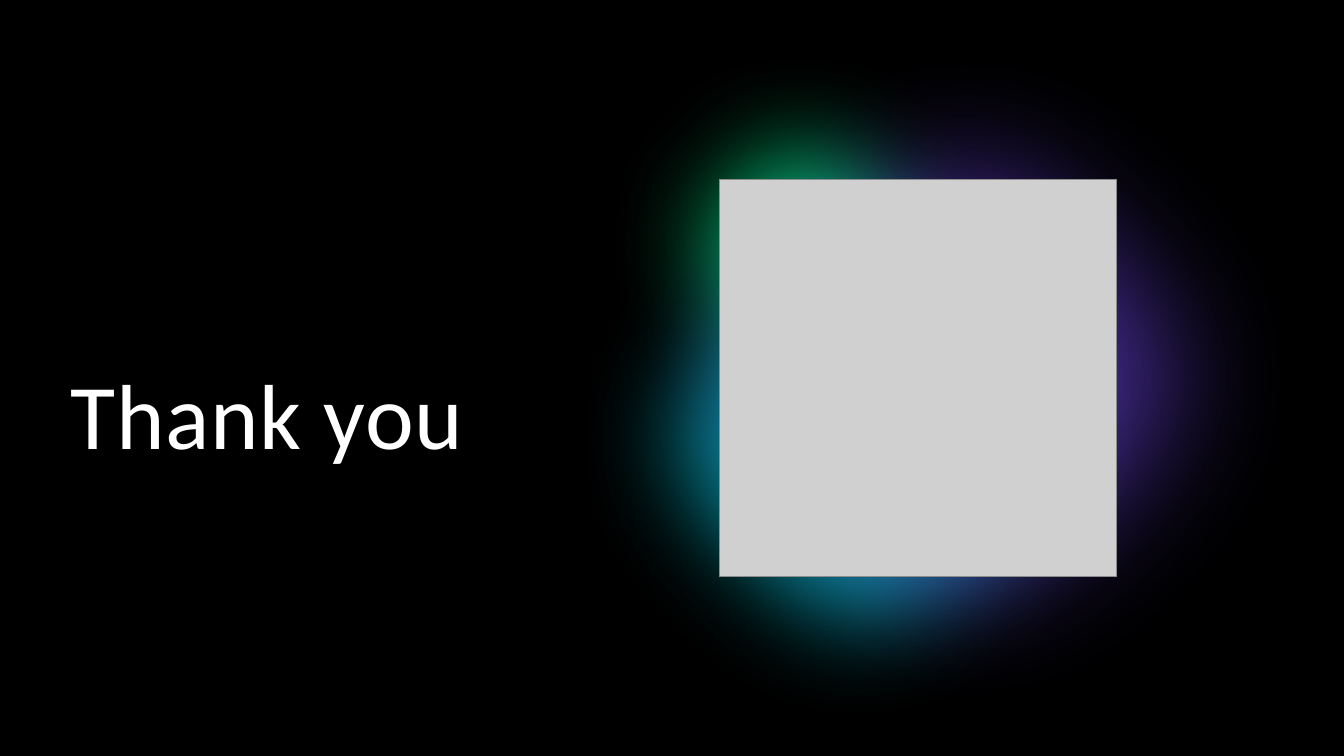
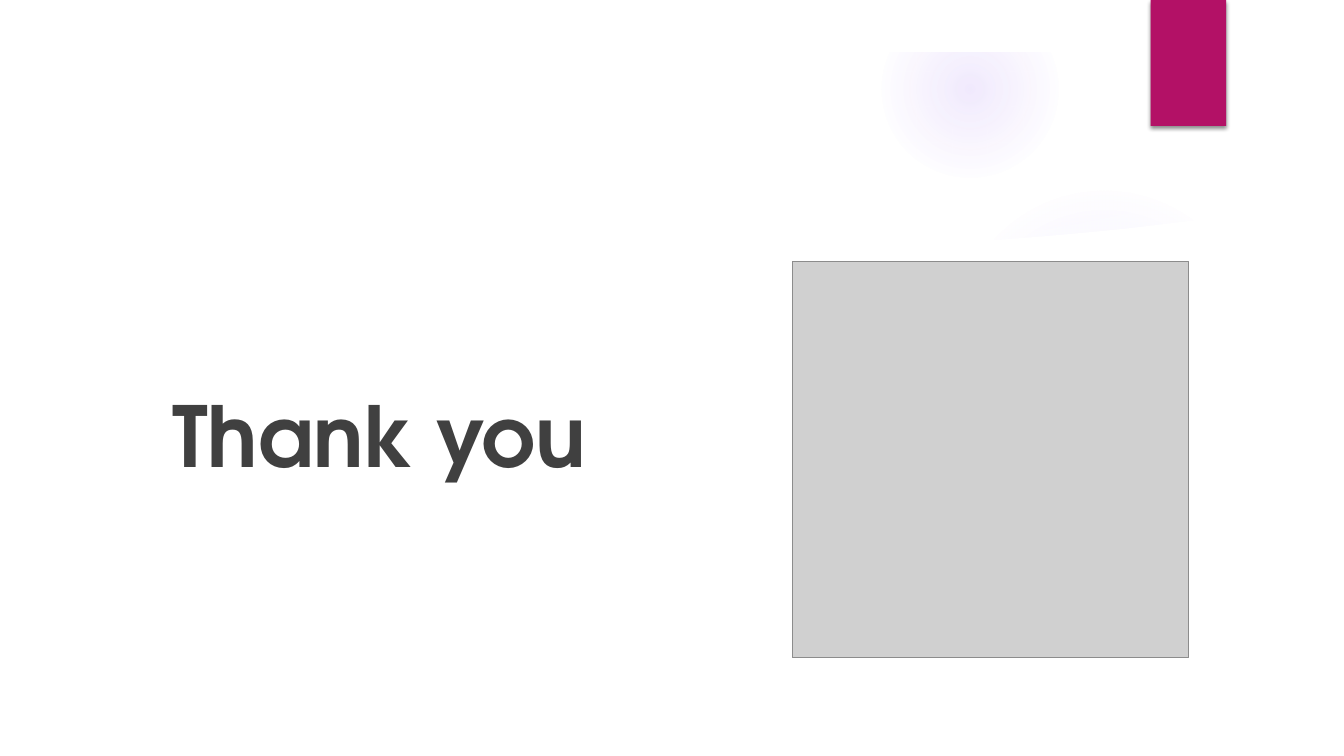
Before and after one commit to prnshubn/neocortexapi-team-untitled, a slide deck: slide 22 of source/Documentation_Team_Untitled/Team_Untitled_Presentation.pptx (slide 28 before the commit). Drawn at 1344x756 pixels with LibreOffice and Linux fonts; fonts in the diff are those of the drawing; grey boxes stand for pictures; background and template pictures are left out. Boxes give left, top, right and bottom in pixels: in the first picture for what was removed or moved away, otherwise in the second. Text is boxed around its words. In the diff, an @@ line names an element or a change of style, - is before the commit and + after.

```diff
--- a/source/Documentation_Team_Untitled/Team_Untitled_Presentation.pptx
+++ b/source/Documentation_Team_Untitled/Team_Untitled_Presentation.pptx
@@ background #000000 to picture (left out) @@
@@ rectangle removed at box(0, 0, 1344, 756) @@
@@ group added at box(0, 0, 1344, 756): 5 ellipses, 3 freeform shapes @@
@@ freeform shape removed at box(539, 0, 1296, 756) @@
@@ ellipse removed at box(563, 7, 1038, 483) @@
@@ ellipse removed at box(589, 0, 1344, 756) @@
@@ group removed at box(0, 0, 1344, 756): 4 rectangles, 1 ellipse @@
@@ rectangle added at box(1150, 0, 1226, 126), fill #B31166 @@
@@ ellipse removed at box(543, 121, 1179, 756) @@
@@ picture: place and size @@
-picture at box(720, 179, 1117, 577)
+picture at box(792, 261, 1190, 658)
@@ text "Thank you": place and size @@
-text "Thank you" at box(71, 385, 463, 464)
+text "Thank you" at box(173, 405, 586, 483)
@@ text "Thank you" at box(173, 405, 586, 483): size 66 to 60 pt, font Calibri to TeX Gyre Adventor, text colour #FFFFFF to #404040, letter spacing 0.5 to 0 pt, bold on; line spacing 1.25 to 1 @@
```
Also in this commit, not shown: 27 other slides changed, 1 slide added, 1 slide removed.
